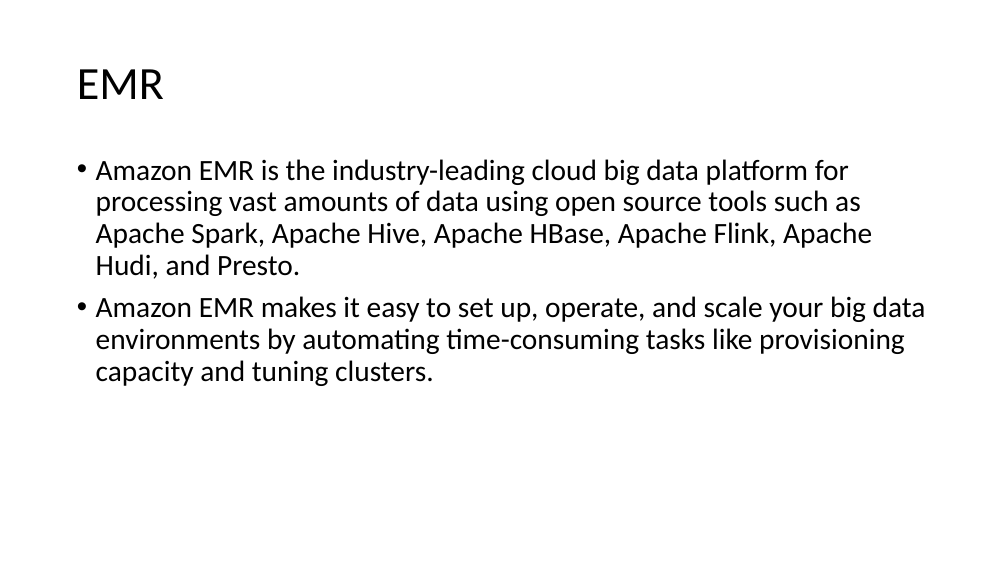
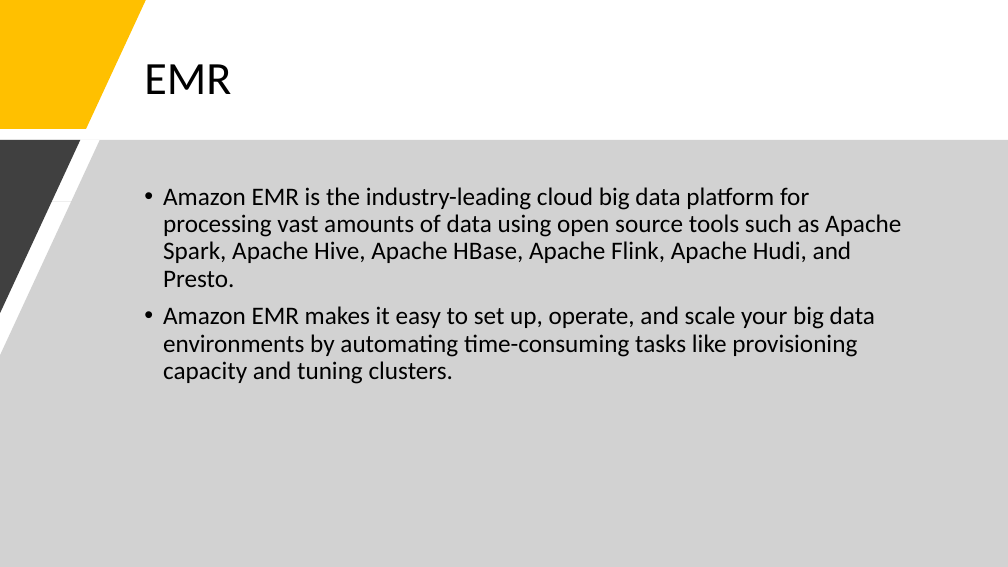
Before and after one commit to kunaldas926/ppt, a slide deck: slide 2 of Presentation1.pptx. Drawn at 1008x567 pixels with LibreOffice and Linux fonts; fonts in the diff are those of the drawing. Boxes give left, top, right and bottom in pixels: in the first picture for what was removed or moved away, otherwise in the second. Text is boxed around its words. In the diff, an @@ line names an element or a change of style, - is before the commit and + after.

```diff
--- a/Presentation1.pptx
+++ b/Presentation1.pptx
@@ freeform shape added at bbox=[0, 0, 146, 129], fill #FFC000 @@
@@ title "EMR": place and size @@
-title "EMR" at bbox=[77, 69, 164, 99]
+title "EMR" at bbox=[144, 64, 231, 94]
@@ freeform shape added at bbox=[0, 140, 1008, 567], fill #A6A6A6 at 50% opacity @@
@@ freeform shape added at bbox=[0, 140, 80, 313], fill #404040 @@
@@ text "Amazon EMR is the industry-leading ...": place and size @@
-text "Amazon EMR is the industry-leading ..." at bbox=[96, 159, 926, 386]
+text "Amazon EMR is the industry-leading ..." at bbox=[163, 187, 901, 384]
@@ text "Amazon EMR is the industry-leading ..." at bbox=[163, 187, 901, 384]: size 28 to 24 pt @@
```
Also in this commit, not shown: 19 other slides changed, 23 slides added.
